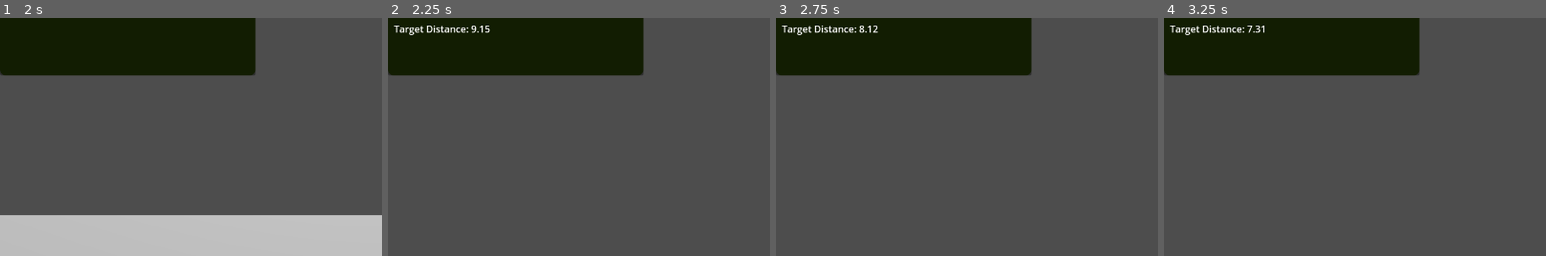
Above: before the commit, frames 1-4 (left to right).
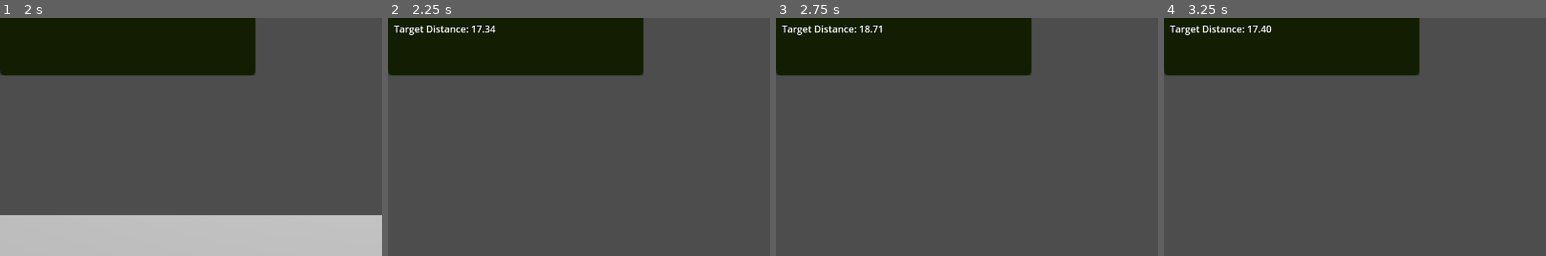
Above: after the commit, the same moments.

Repository: Genaro-Coronel-Gtz/depth_game
Game: Godot game, scene res://Scenes/Prototipo.tscn
The game is run twice, just before and just after one commit, with the same random seed, the same clock (stepped at 60 frames per second) and the same inputs.
Inputs (mouse positions are % of the whole screen's width and height, from its top left):
- Up to frame 1 (2 s): click "Iniciar" at 0.5 s; click "Resume" at 1.25 s
- Up to frame 2 (2.25 s): tap Enter at 2 s; move the mouse to (55, 50) at 2.02 s; hold W (Forward) from 2.03 s (still down); hold F (change_cam) from 2.03 s (still down)
- Up to frame 3 (2.75 s): keep holding W (Forward); keep holding F (change_cam); tap Space (jump) at 2.27 s
- Up to frame 4 (3.25 s): keep holding W (Forward); move the mouse to (45, 50) at 2.77 s; release F (change_cam) at 2.78 s; tap Ctrl (shoot_cam) at 2.85 s; tap Space (jump) at 3.02 s
The pictures show only the part of the screen within x 0-50%, y 15-65%; the shares and areas given below are measured in that part.

Frame 1 is identical in both runs. In frame 2, 0.1% of the frame differs, in the area x 21-29%, y 3-7%; in frame 3, 0.1%; in frame 4, 0.1%.

Commit message:
[WIP]: Fix focus after jump adding ground in exclude query in raycast and validate taken photo objects

Diff:
--- a/Scenes/Prototipo.tscn
+++ b/Scenes/Prototipo.tscn
@@ -87,7 +87,7 @@
 size = Vector3(3, 5, 3)
 
 [node name="CSGCylinder3D" type="CSGCylinder3D" parent="Prototipo"]
-transform = Transform3D(0.998108, 0.0614841, 0, -0.0614841, 0.998108, 0, 0, 0, 1, 6.90129, 0, -5.76321)
+transform = Transform3D(1.6356, 0.120669, 0, -0.100754, 1.95889, 0, 0, 0, 1.58827, 13.324, 0, -14.8051)
 material = SubResource("StandardMaterial3D_uacpp")
 
 [node name="DirectionalLight3D2" type="DirectionalLight3D" parent="Prototipo"]
--- a/Script/main.gd
+++ b/Script/main.gd
@@ -38,7 +38,15 @@
 	_get_nearset_object()
 
 func _ready() -> void:
+	_set_targets()
+	_init_ui()
+
+func _set_targets() -> void:
+	target_box.set_meta("id", "box_model")
+	target_cilinder.set_meta("id", "cilinder_model")
 	targets = [target_box, target_cilinder]
+
+func _init_ui():
 	World.visible = false
 	Widgets.visible = false
 	DialogueUI.visible = false
--- a/Script/menu_ui.gd
+++ b/Script/menu_ui.gd
@@ -3,25 +3,10 @@
 @onready var message = $PanelContainer/Panel/Label3
 #@onready var grid = $PanelContainer/Panel/MarginContainer/GridContainer
 
-func load_photos_directory(ruta: String) -> Array:
-	var archivos_imagenes: Array = []
-	var dir = DirAccess.open(ruta)
-	if dir:
-		dir.list_dir_begin()
-		var archivo = dir.get_next()
-		while archivo != "":
-			if not dir.current_is_dir() and archivo.ends_with(".png"):
-				archivos_imagenes.append(ruta + archivo)
-			archivo = dir.get_next()
-		dir.list_dir_end()
-	else:
-		push_error("No se pudo abrir el directorio: " + ruta)
-	return archivos_imagenes
+func _render_photos():
+	var routes = Photos.load()
+	print(" Se ejecuta de nuevo load photos #: ", routes.size())
 
-func _load_photos():
-	var path_photos = "user://screen_shots/"
-	var routes = load_photos_directory(path_photos)
-	print(" Se ejecuta de nuevo load photos #: ", routes.size())
 	if routes.size() > 0:
 		container.visible = true
 		message.visible = false
@@ -60,11 +45,9 @@
 		message.text = "No tienes fotos aun"
 
 func _update_photos():
-	_load_photos()
-	#grid.get_parent().queue_redraw()
-
+	_render_photos()
 
 func _ready():
 	if GlobalPosition:
 		GlobalPosition.connect("set_update_photos", Callable(self, "_update_photos"))
-	_load_photos()
+	_render_photos()
--- /dev/null
+++ b/Script/photos.gd
@@ -0,0 +1,19 @@
+extends Object
+class_name Photos
+
+const path_photos = "user://screen_shots/"
+
+static func load() -> Array:
+	var archivos_imagenes: Array = []
+	var dir = DirAccess.open(path_photos)
+	if dir:
+		dir.list_dir_begin()
+		var archivo = dir.get_next()
+		while archivo != "":
+			if not dir.current_is_dir() and archivo.ends_with(".png"):
+				archivos_imagenes.append(path_photos + archivo)
+			archivo = dir.get_next()
+		dir.list_dir_end()
+	else:
+		push_error("No se pudo abrir el directorio: " + path_photos)
+	return archivos_imagenes
--- a/Script/player.gd
+++ b/Script/player.gd
@@ -13,6 +13,7 @@
 var NEAR_DISTANCE : float = 0
 var FAR_DISTANCE : float = 0
 const COLLISION_MASK_OBSTACLES = 1
+var target_id = null
 
 func _config_limits() -> void:
 	NEAR_DISTANCE = capture_camera.attributes.dof_blur_near_distance
@@ -24,15 +25,17 @@
 		GlobalPosition.connect("set_nearest_target", Callable(self, "_set_current_target"))
 	#Input.mouse_mode = Input.MOUSE_MODE_CAPTURED
 
-func is_visible_to_player(current_target: CSGPrimitive3D):
+func is_visible_to_player():
 	var space_state = get_world_3d().direct_space_state
 
 	var ray_origin = global_transform.origin
-	var ray_target = current_target.global_transform.origin
+	var ray_target = target.global_transform.origin
 
 	var query = PhysicsRayQueryParameters3D.create(ray_origin, ray_target)
 	query.collision_mask = COLLISION_MASK_OBSTACLES
-	query.exclude = [self.get_rid()]
+
+	var ground = get_node("/root/Node/Prototipo/Ground")
+	query.exclude = [self.get_rid(), ground.get_rid()]
 
 	var result = space_state.intersect_ray(query)
 
@@ -49,7 +52,7 @@
 		if capture_camera.is_position_in_frustum(target_position):
 			var distance = global_transform.origin.distance_to(target_position)
 			if distance >= NEAR_DISTANCE  and distance <= FAR_DISTANCE:
-				if is_visible_to_player(target):
+				if is_visible_to_player():
 					GlobalPosition.update_can_shoot(true)
 				else:
 					GlobalPosition.update_can_shoot(false)
@@ -57,11 +60,14 @@
 				GlobalPosition.update_can_shoot(false)
 		else:
 			GlobalPosition.update_can_shoot(false)
+	else:
+		GlobalPosition.update_can_shoot(false)
 			#print(" Esta visible ", target.name, "distance ", distance)
 
 
 func _set_current_target(current_target: CSGPrimitive3D):
 	target = current_target
+	target_id = current_target.get_meta("id")
 
 func _input(event):
 	if event is InputEventMouseMotion and Input.mouse_mode == Input.MOUSE_MODE_CAPTURED:
@@ -106,10 +112,23 @@
 		else:
 			push_error("No se pudo crear el directorio: %s (código: %s)" % [path, result])
 
+func _is_target_photographed() -> bool:
+	var photos_phat = Photos.load()
+	var current_tphoto_path = "user://screen_shots/obj_" + target_id + ".png"
+	if current_tphoto_path in photos_phat:
+		return true
+	else:
+		return false
 
 func _shoot_cam():
 	if GlobalPosition.can_shoot:
 		directory_exists("screen_shots")
+		var photographed = _is_target_photographed()
+		if photographed:
+			print(" Ya ha sido photografiado el Objeto", target_id)
+			return
+
+		print("ya no deberia llegar aca")
 
 		timer.start(0.5)
 		await RenderingServer.frame_post_draw
@@ -118,7 +137,7 @@
 		image = capture_camera.get_viewport().get_texture().get_image()
 
 		var timestamp = Time.get_datetime_string_from_system().replace(":", "-")
-		var path = "user://screen_shots/captura_" + timestamp + ".png"
+		var path = "user://screen_shots/obj_" + target_id + ".png"
 		var err = image.save_png(path)
 		if err == OK:
 			print(" Captura guardada en: ", path)
Not shown, added: Script/photos.gd.uid
